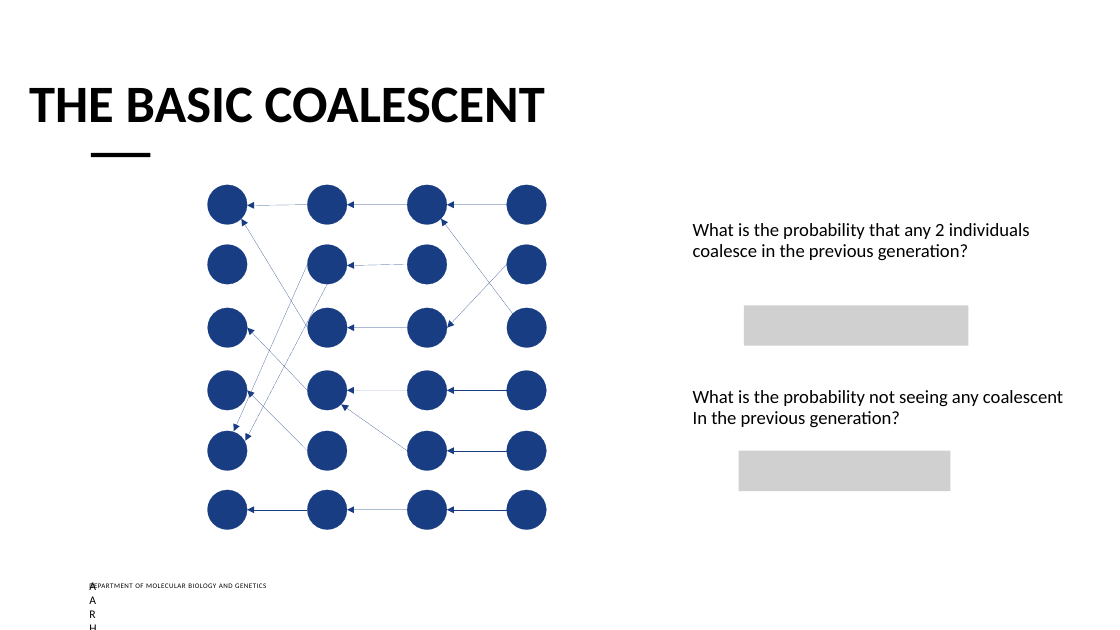
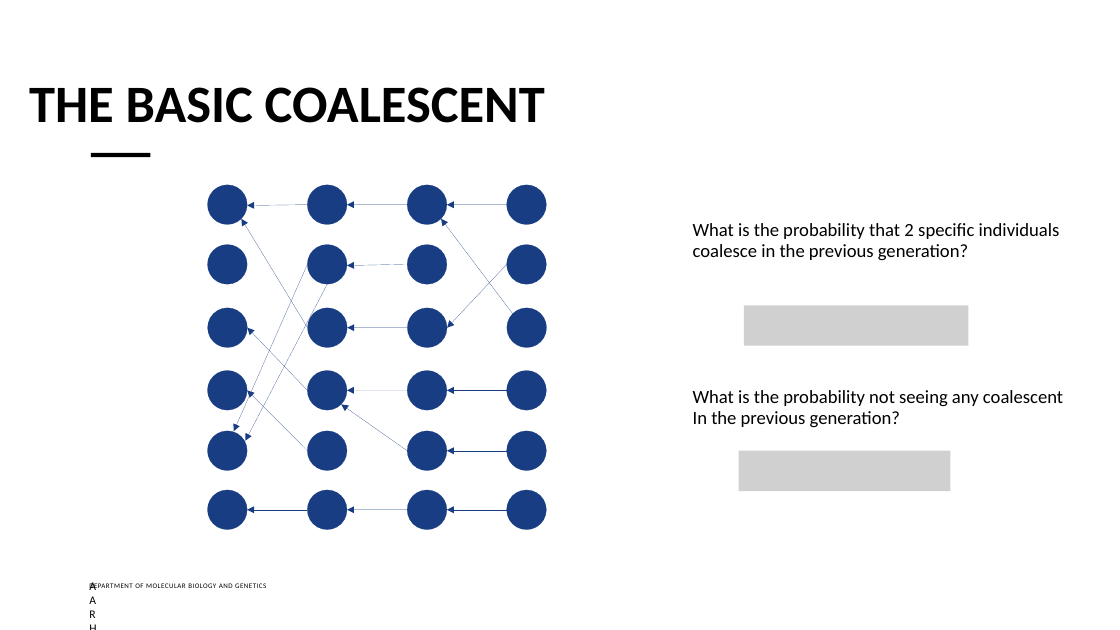
Before and after one commit to laurido/Evolutionary_Thinking_2024, a slide deck: slide 11 of week39/Wednesday/slides.pptx. Drawn at 1120x630 pixels with LibreOffice and Linux fonts; fonts in the diff are those of the drawing; grey boxes stand for pictures; background and template pictures are left out. Boxes give left, top, right and bottom in pixels: in the first picture for what was removed or moved away, otherwise in the second. Text is boxed around its words. In the diff, an @@ line names an element or a change of style, - is before the commit and + after.

```diff
--- a/week39/Wednesday/slides.pptx
+++ b/week39/Wednesday/slides.pptx
@@ text at (x1=693, y1=223, x2=1060, y2=239): text changed @@
-What is the probability that any 2 individuals
+What is the probability that 2 specific individuals
```
Also in this commit, not shown: 3 other slides changed, 1 other file.
